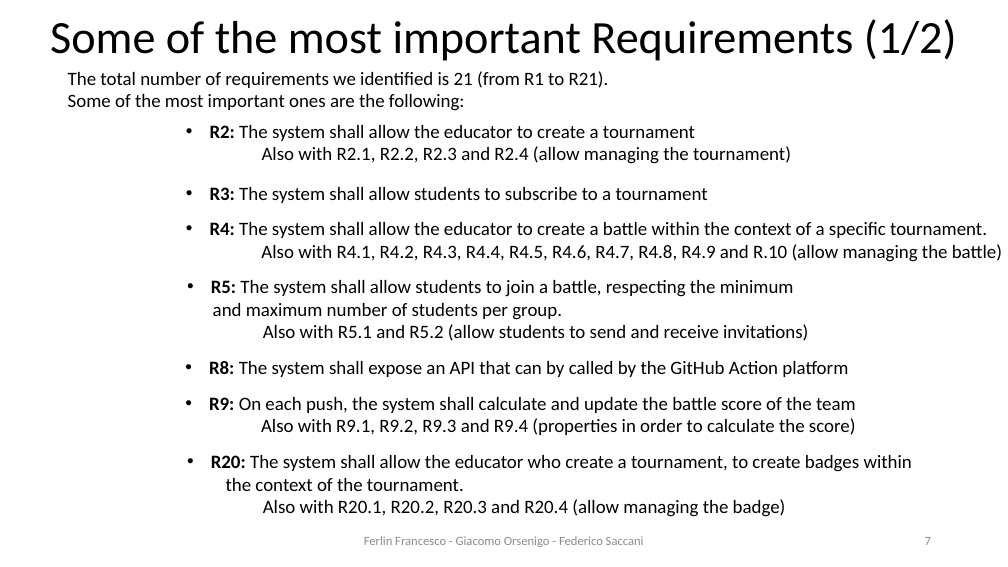
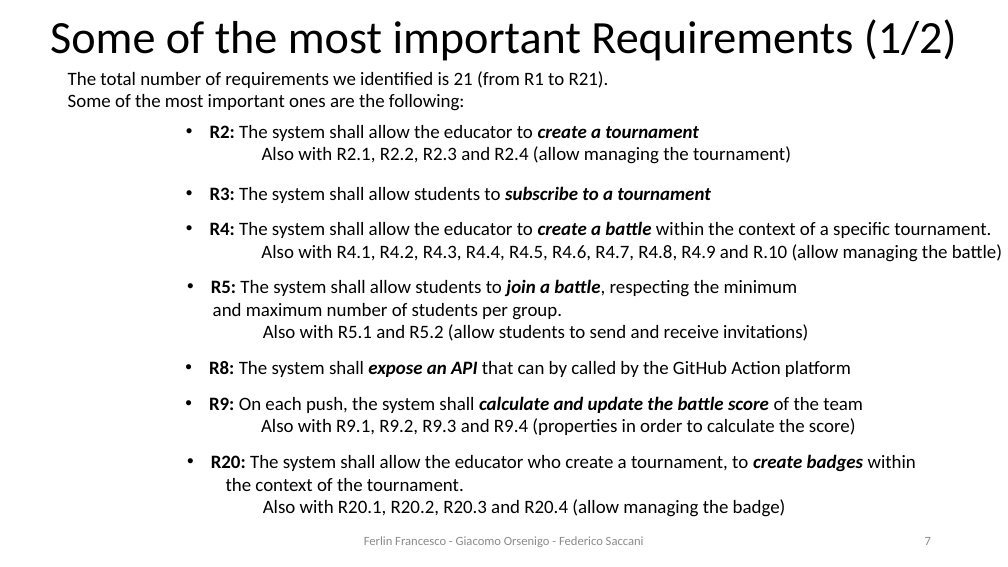
Before and after one commit to Furrrlo/CodeKataBattle, a slide deck: slide 7 of presentation/Presentation - Ferlin Orsenigo Saccani.pptx. Drawn at 1008x567 pixels with LibreOffice and Linux fonts; fonts in the diff are those of the drawing; background and template pictures are left out. Boxes give left, top, right and bottom in pixels: in the first picture for what was removed or moved away, otherwise in the second. Text is boxed around its words. In the diff, an @@ line names an element or a change of style, - is before the commit and + after.

```diff
--- a/presentation/Presentation - Ferlin Orsenigo Saccani.pptx
+++ b/presentation/Presentation - Ferlin Orsenigo Saccani.pptx
@@ text at <box>210,125,699,141</box>: bold on, italic on in "create a tournament" @@
@@ text "R3: The system shall allow ..." at <box>210,186,711,203</box>: bold on, italic on in "subscribe to a tournament" @@
@@ text at <box>210,221,991,238</box>: bold on, italic on in "create a battle" @@
@@ text at <box>211,279,798,297</box>: bold on, italic on in "join a battle," @@
@@ text "R8: The system shall expose ..." at <box>209,361,851,377</box>: bold on, italic on in "expose an API" @@
@@ text "R9: On each push, the ..." at <box>209,396,863,435</box>: bold on, italic on in "calculate and update the battle score" @@
@@ text at <box>211,454,916,472</box>: bold on, italic on in "create badges" @@
```
